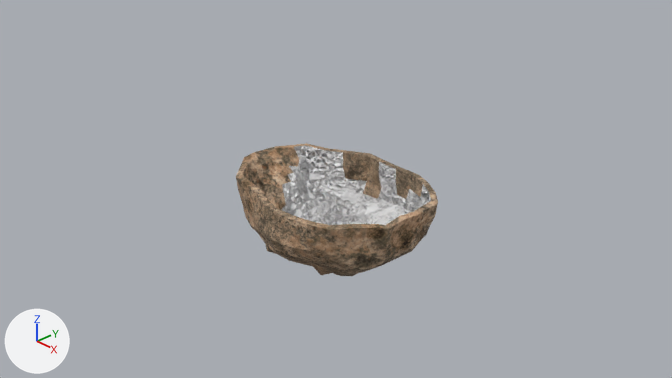
The Blender file Blender/Ilhas/lago.blend: old version first, new version second.
The view is the same before and after, from the file's camera 'Camera'. The axes (+X, +Y, +Z) are drawn at lower left. The lights are the same throughout.
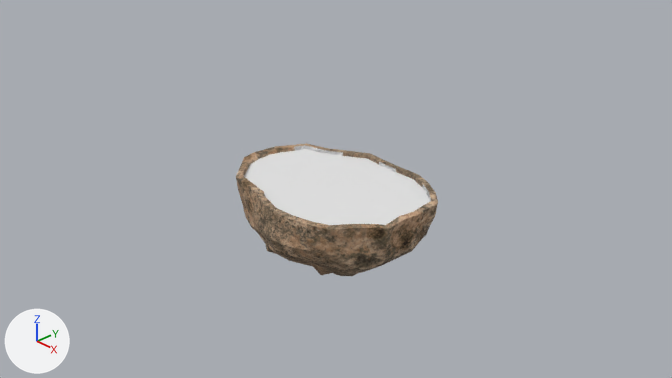
What differs and where, as boxes (x1, y1, x2, y2) in the pictures (672 x 378 px):
'Plane', added: after (244, 149, 430, 225)

Edits to the bpy script that builds the scene:
```text
Add me_plane:
    me_plane.from_pydata(...)  # 5871 vertices, 5706 faces; spans x -0.87..0.77, y -0.62..0.59, z 0.0
Add ob_plane:
    ob_plane = bpy.data.objects.new('Plane', me_plane)
    ob_plane.location = (0.0, 0.0, -0.042)
    ob_plane.scale = (1.58, 1.58, 1.58)
```
